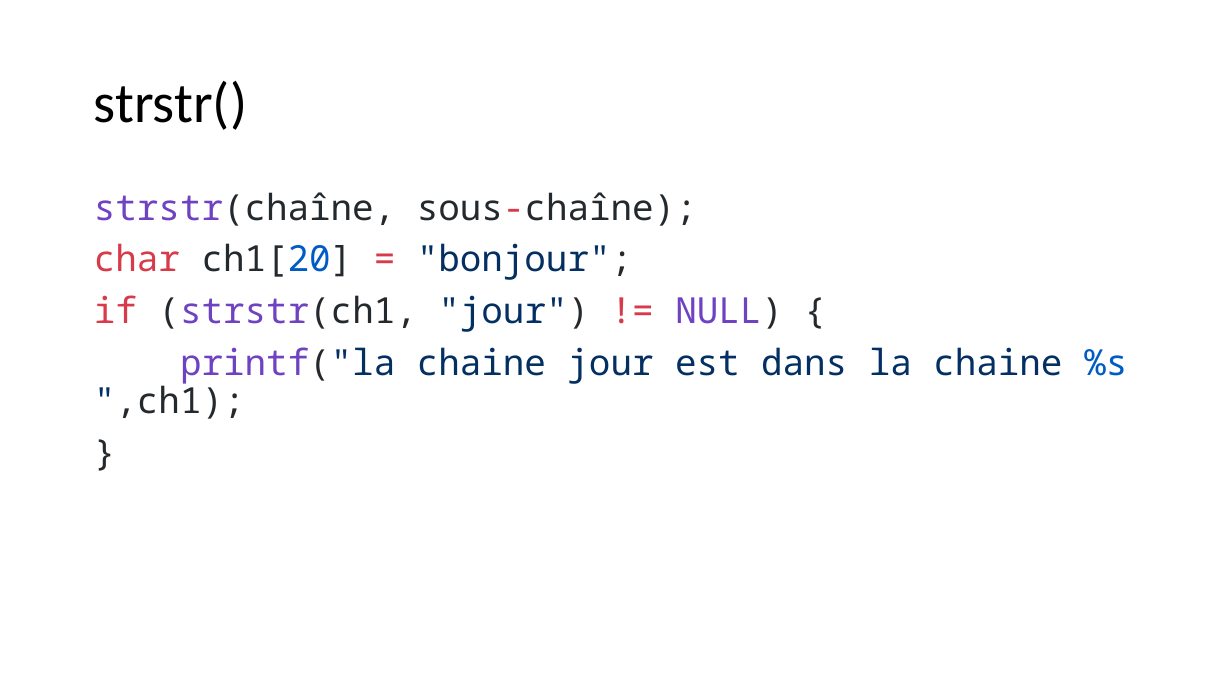
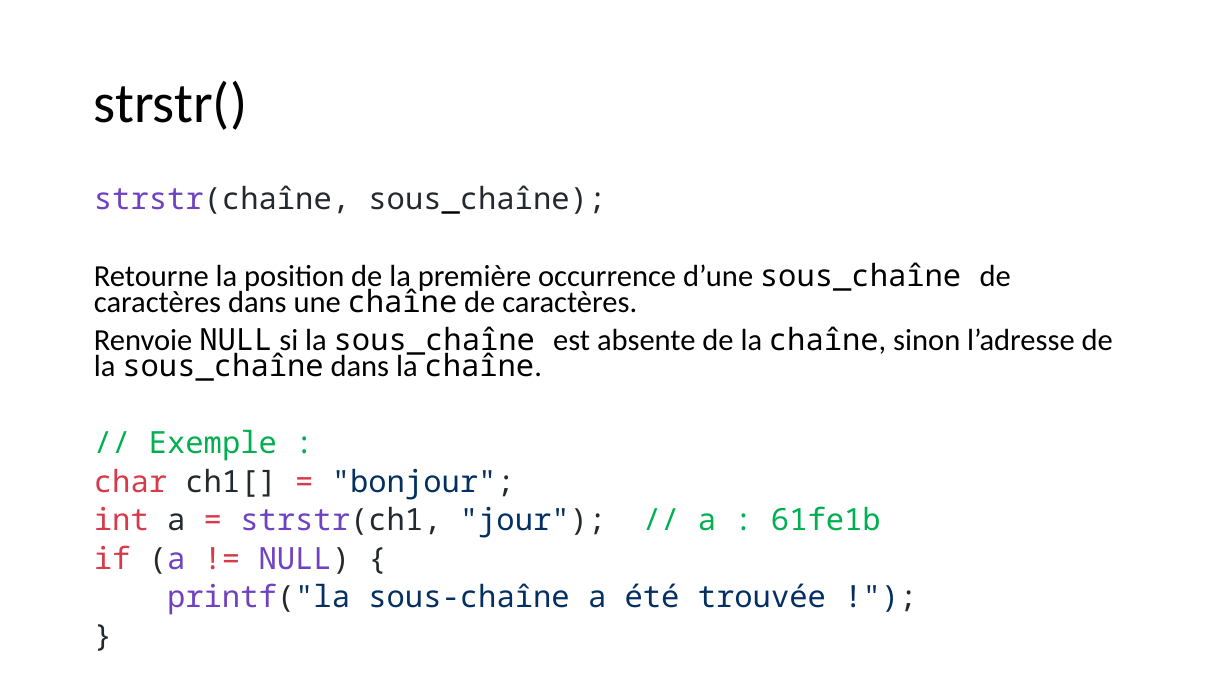
Before and after one commit to standard3/BTS1, a slide deck: slide 24 of 02_C/03_Tableaux/tableaux.pptx (slide 20 before the commit). Drawn at 1232x693 pixels with LibreOffice and Linux fonts; fonts in the diff are those of the drawing. Boxes give left, top, right and bottom in pixels: in the first picture for what was removed or moved away, otherwise in the second. Text is boxed around its words. In the diff, an @@ line names an element or a change of style, - is before the commit and + after.

```diff
--- a/02_C/03_Tableaux/tableaux.pptx
+++ b/02_C/03_Tableaux/tableaux.pptx
@@ text "strstr(chaîne, sous_chaîne);" at (94, 185, 1113, 615): size 28 to 23.8 pt in "}"; line spacing 0.9 to 0.7 @@
@@ text at (94, 185, 1113, 615): text changed; size 28 to 23.8 pt; text colour #032F62 to #000000 @@
-strstr(chaîne, sous-chaîne);
-char ch1[20] = "bonjour";
-if (strstr(ch1, "jour") != NULL) {
-printf("la chaine jour est dans la chaine %s",ch1);
+strstr(chaîne, sous_chaîne);
+Retourne la position de la première occurrence d’une sous_chaîne de caractères dans une chaîne de caractères.
+Renvoie NULL si la sous_chaîne est absente de la chaîne, sinon l’adresse de la sous_chaîne dans la chaîne.
+// Exemple :
+char ch1[] = "bonjour";
+int a = strstr(ch1, "jour"); // a : 61fe1b
+if (a != NULL) {
+printf("la sous-chaîne a été trouvée !");
```
Also in this commit, not shown: 10 other slides changed, 5 slides added, 4 other files.
